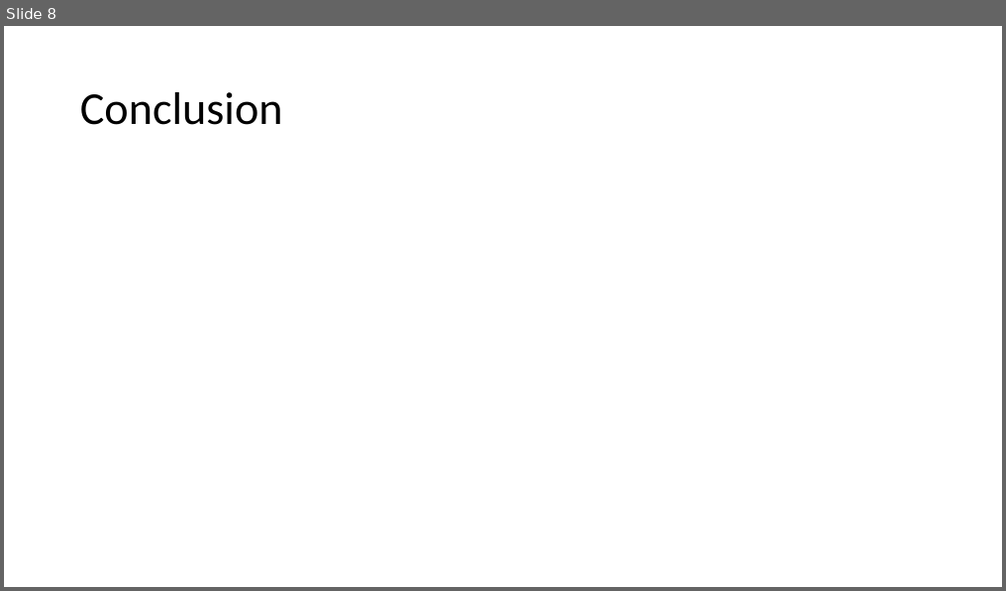
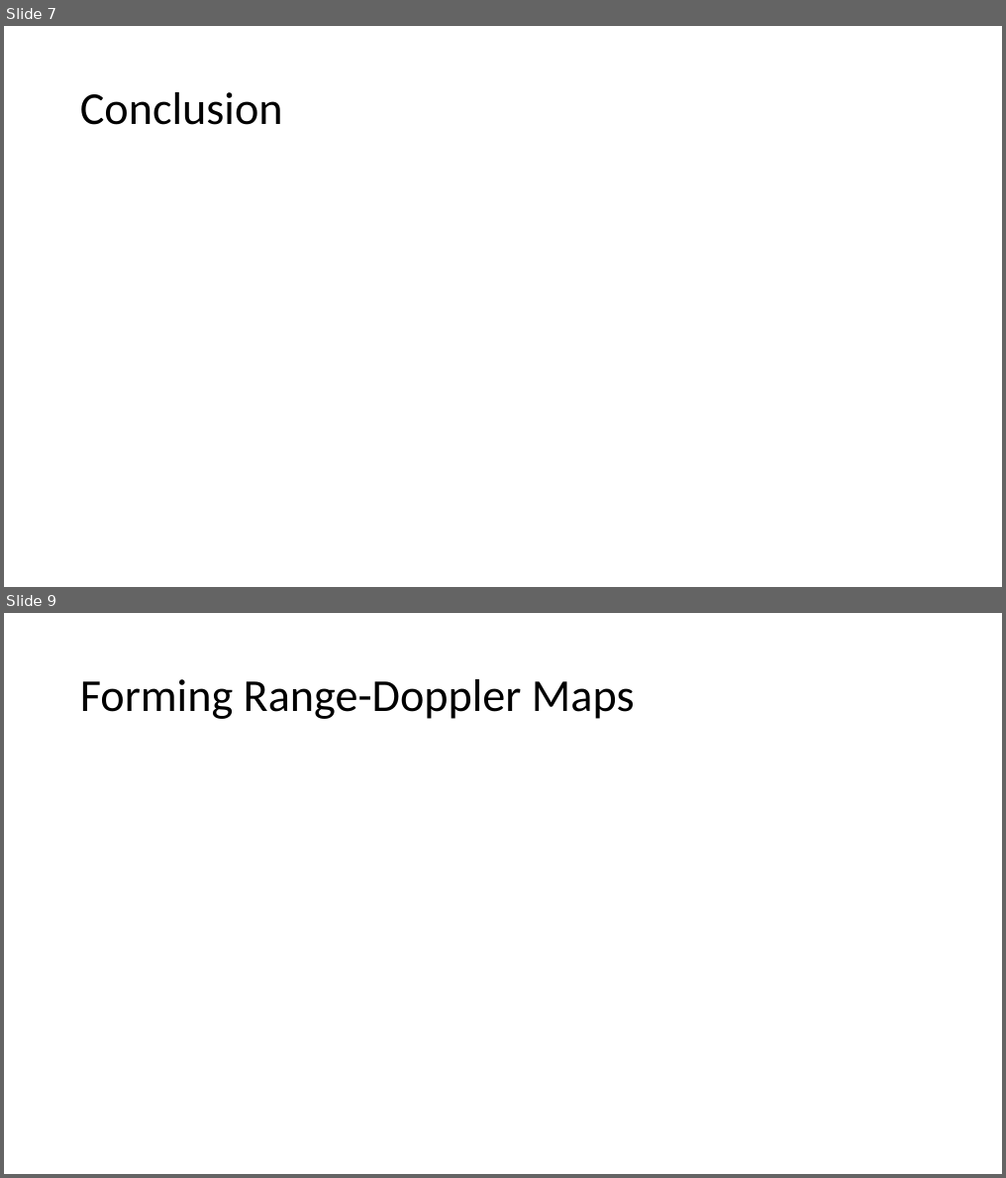
Before and after one commit to USRPMAN/wifi-radar, a slide deck: presentation.pptx. Shown one above the other, each under a label of ours: slide 8 before the commit, slides 7 and 9 after it; the slides between them are not shown. The pictures are 1006x591 and 1006x1178 pixels, drawn with LibreOffice and Linux fonts; fonts in the diff are those of the drawing; grey boxes stand for pictures. Boxes give left, top, right and bottom in pixels: in the first picture for what was removed or moved away, otherwise in the second. Text is boxed around its words. In the diff, an @@ line names an element or a change of style, - is before the commit and + after.

```diff
--- a/presentation.pptx
+++ b/presentation.pptx
@@ slide 9 added at (4,613,1002,1174), background #FFFFFF @@
@@ title added at (80,679,635,719), 44 pt, text #000000 @@
+Forming Range-Doppler Maps
@@ what was slide 8 is now slide 7 @@
```
Also in this commit, not shown: 1 slide changed.
